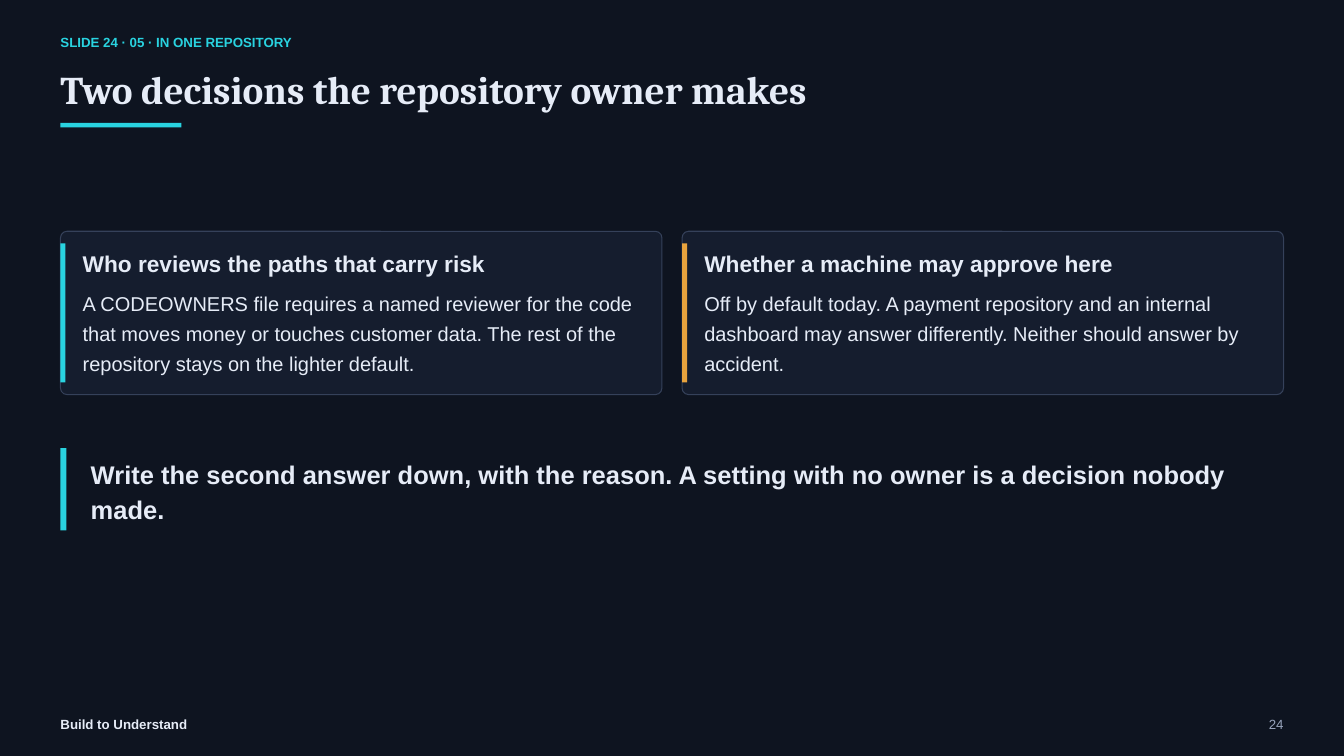
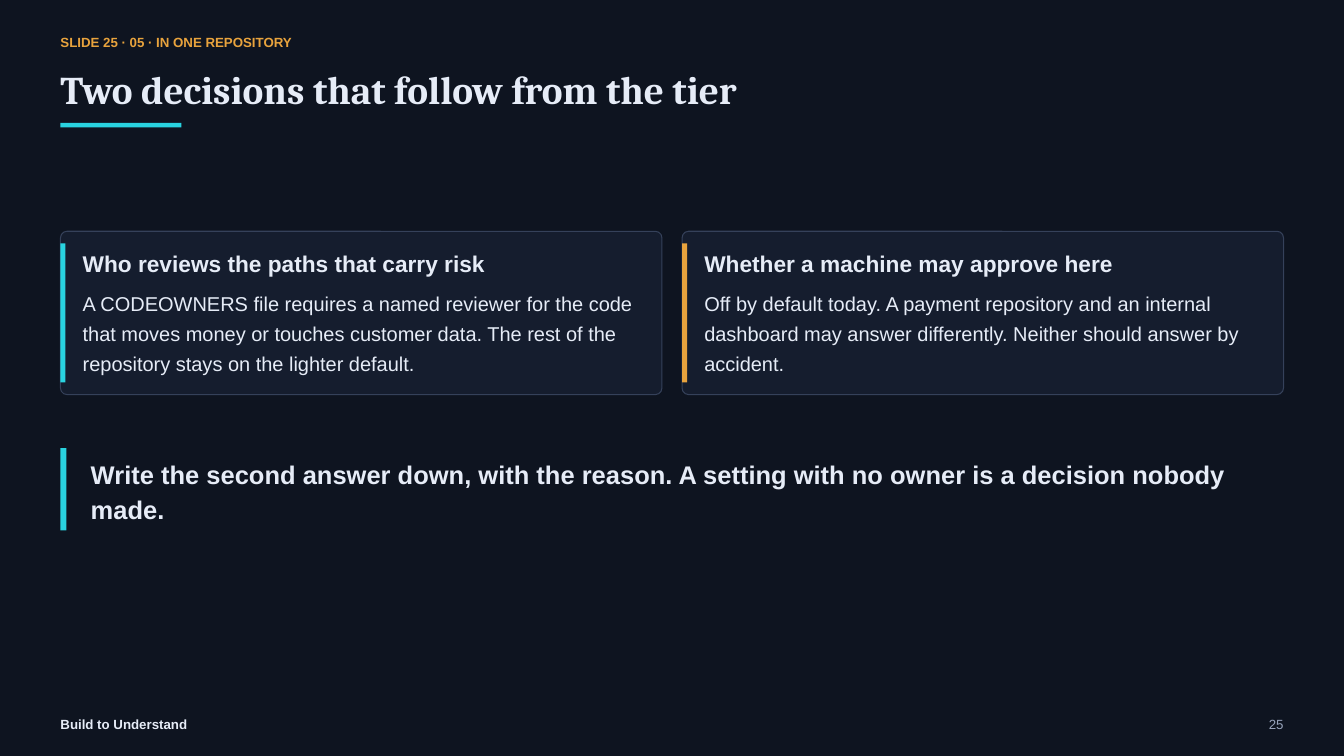
Before and after one commit to svenmalvik/buildtounderstand.org, a slide deck: slide 25 of presentations/what-is-the-second-pair-of-eyes-for.pptx (slide 24 before the commit). Drawn at 1344x756 pixels with LibreOffice and Linux fonts; fonts in the diff are those of the drawing. Boxes give left, top, right and bottom in pixels: in the first picture for what was removed or moved away, otherwise in the second. Text is boxed around its words. In the diff, an @@ line names an element or a change of style, - is before the commit and + after.

```diff
--- a/presentations/what-is-the-second-pair-of-eyes-for.pptx
+++ b/presentations/what-is-the-second-pair-of-eyes-for.pptx
@@ text at bbox=[60, 37, 292, 47]: text changed; text colour #29D3E0 to #E8A33D @@
-SLIDE 24 · 05 · IN ONE REPOSITORY
+SLIDE 25 · 05 · IN ONE REPOSITORY
@@ text at bbox=[60, 76, 736, 105]: text changed @@
-Two decisions the repository owner makes
+Two decisions that follow from the tier
@@ text at bbox=[1269, 720, 1284, 729]: text changed @@
-24
+25
```
Also in this commit, not shown: 11 other slides changed, 1 slide added, 4 other files.
